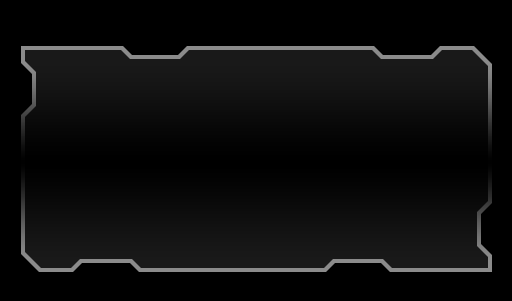
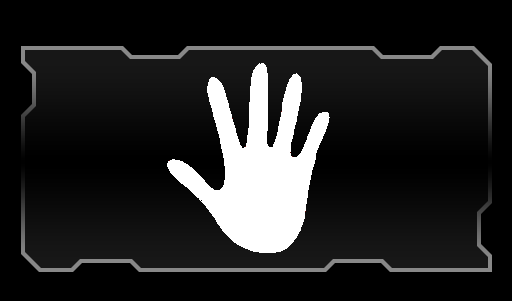
Revision of a layered (512, 301) image; what changed, layer by layer:
added layer "74733b76e94b863a0beec5e48a61572a--hands-of-prayer-prayer-hands-craft.jpg" above "easy custom signs" over bbox(167, 63, 330, 253)
"outline": opacity 50% → 49% over bbox(21, 46, 492, 272)
"base": opacity 10% → 9% over bbox(21, 46, 492, 272)
